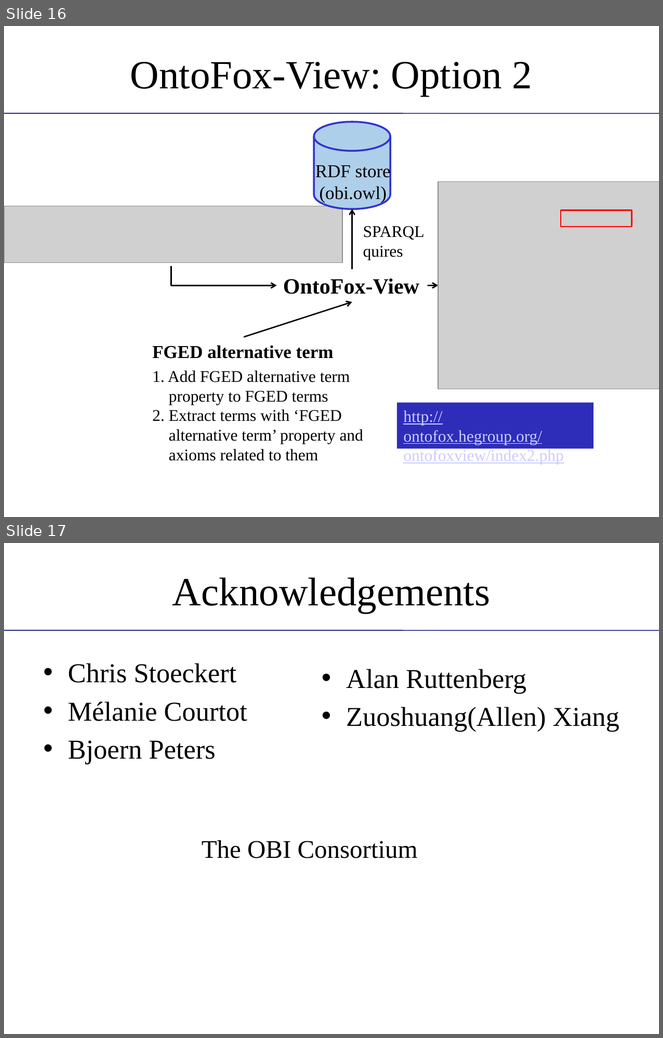
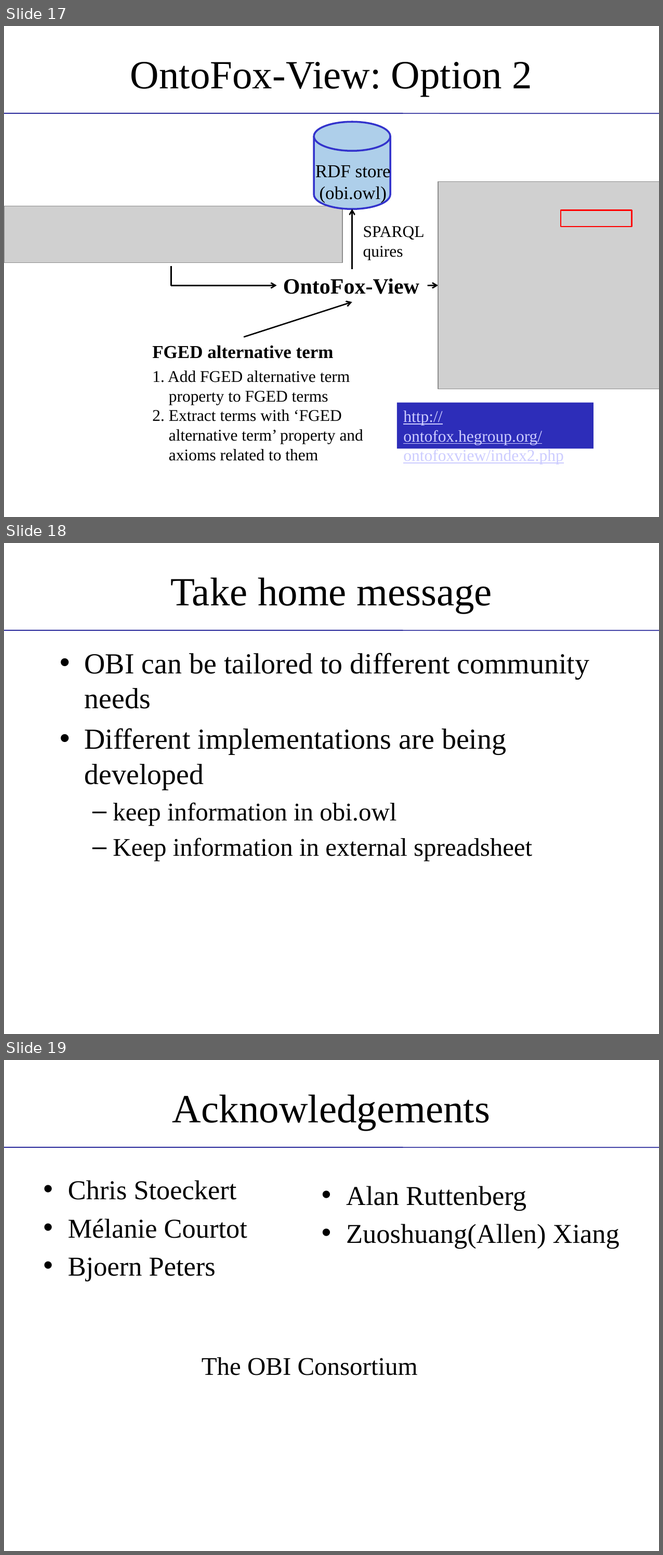
Before and after one commit to obi-ontology/obi-legacy-svn, a slide deck: trunk/docs/presentations/OBI tutorial July 2011 ICBO/MIREOT-View.pptx. Shown one above the other, each under a label of ours: slides 16 and 17 before the commit, slides 17, 18 and 19 after it. The pictures are 663x1038 and 663x1555 pixels, drawn with LibreOffice and Linux fonts; fonts in the diff are those of the drawing; grey boxes stand for pictures; background and template pictures are left out. Boxes give left, top, right and bottom in pixels: in the first picture for what was removed or moved away, otherwise in the second. Text is boxed around its words. In the diff, an @@ line names an element or a change of style, - is before the commit and + after.

```diff
--- a/trunk/docs/presentations/OBI tutorial July 2011 ICBO/MIREOT-View.pptx
+++ b/trunk/docs/presentations/OBI tutorial July 2011 ICBO/MIREOT-View.pptx
@@ slide 18 added at box(4, 543, 659, 1034), background #FFFFFF; not listed: 1 template element that a slide beside it also shows @@
@@ title added at box(170, 577, 492, 613), 44 pt, text #000000 @@
+Take home message
@@ text added at box(84, 653, 590, 861), 32 pt, text #000000 @@
+• OBI can be tailored to different community needs
+• Different implementations are being developed
+  – keep information in obi.owl
+  – Keep information in external spreadsheet
@@ what was slide 16 is now slide 17 @@
@@ what was slide 17 is now slide 19 @@
```
Also in this commit, not shown: 1 slide changed, 1 other slide added.
